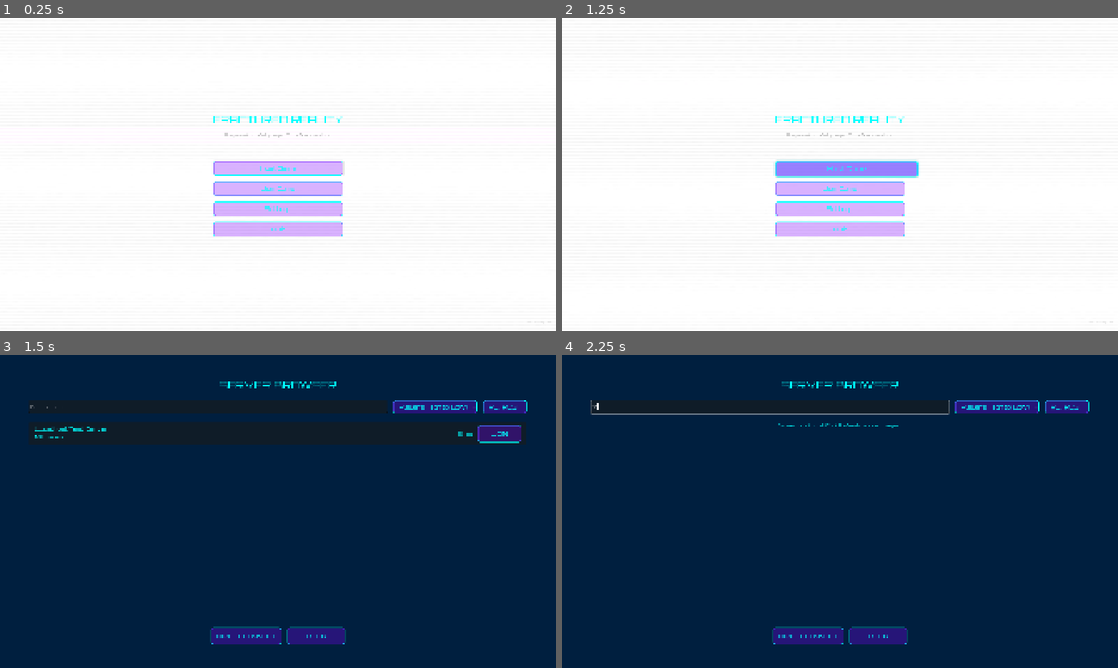
Above: before the commit, frames 1-4 (two rows, left to right).
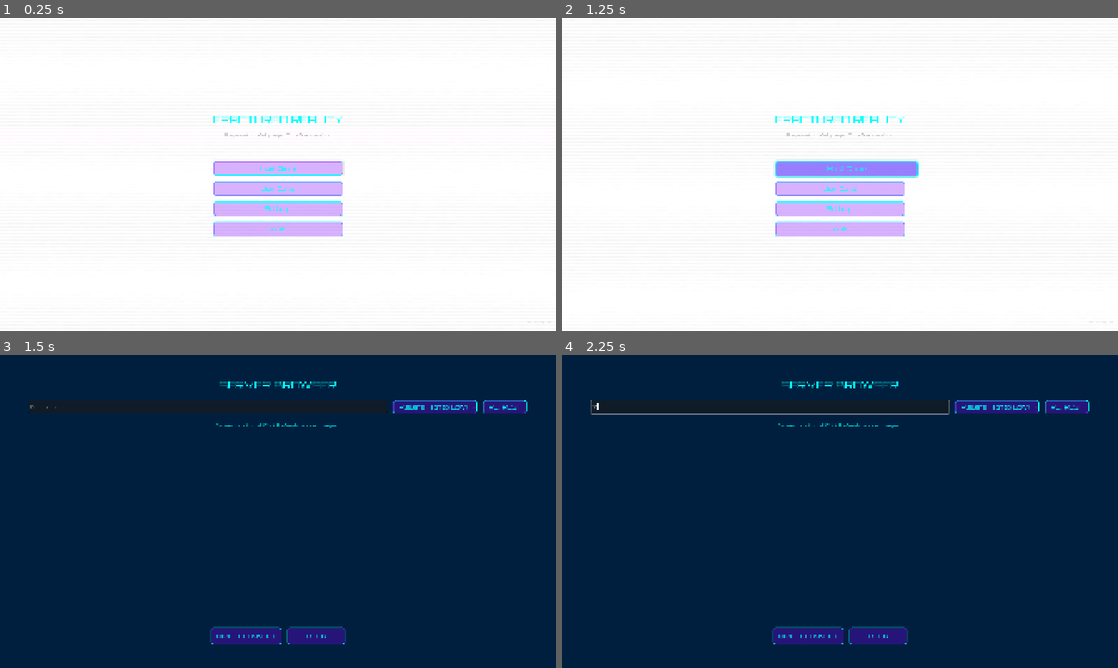
Above: after the commit, the same moments.

Repository: Fallrod2/Fractured-Reality
Game: Godot game, scene res://scenes/ui/main_menu.tscn
Two runs of this game, one before a commit and one after it. Both use one fixed random seed, a clock stepped at 60 frames per second and the inputs below.
Inputs (mouse positions are in pixels of both pictures, inside the frame that each line leads up to):
- Up to frame 1 (0.25 s): no input
- Up to frame 2 (1.25 s): click "Host Game" at 0.5 s
- Up to frame 3 (1.5 s): click "Join Game" at 1.25 s
- Up to frame 4 (2.25 s): click (767, 408) at 2.02 s; type "12" at 2.1 s

Frames 1-2 are identical in both runs. In frame 3, 0.7% of the frame differs, in the area x 6-94%, y 21-29%; in frame 4, nothing differs.

Commit message:
[Multiplayer] Implement UDP broadcast server discovery
- Created ServerDiscovery autoload for LAN server detection
- Servers broadcast info via UDP every 1 second
- Clients scan for broadcasts on port 8910
- Automatic server timeout after 5 seconds
- Integrated with NetworkManager for automatic broadcasting
- Updated server browser to use real discovery instead of hardcoded localhost
- Server list updates in real-time as servers appear/disappear

🤖 Generated with [Claude Code](https://claude.com/claude-code)

Co-Authored-By: Claude <noreply@anthropic.com>

Diff:
--- a/autoload/network_manager.gd
+++ b/autoload/network_manager.gd
@@ -53,6 +53,17 @@
 	local_player_id = multiplayer.get_unique_id()
 	_add_player(local_player_id, _create_player_data("Host"))
 
+	# Start broadcasting server info for discovery
+	var broadcast_info := {
+		"name": "Fractured Reality Server",
+		"port": port,
+		"players": players.size(),
+		"max_players": MAX_PLAYERS,
+		"host_id": local_player_id,
+		"ping": 0,  # Local server
+	}
+	ServerDiscovery.start_broadcasting(broadcast_info)
+
 	print("NetworkManager: Server created on port %d" % port)
 	server_created.emit()
 	return OK
@@ -78,6 +89,10 @@
 
 ## Disconnect from current multiplayer session
 func disconnect_from_server() -> void:
+	# Stop broadcasting if we're the host
+	if is_hosting:
+		ServerDiscovery.stop_broadcasting()
+
 	if multiplayer.multiplayer_peer:
 		multiplayer.multiplayer_peer.close()
 		multiplayer.multiplayer_peer = null
@@ -144,6 +159,10 @@
 	player_connected.emit(player_id, player_data)
 	print("NetworkManager: Player %d (%s) joined" % [player_id, player_data.name])
 
+	# Update broadcast info if we're hosting
+	if is_hosting:
+		_update_broadcast_info()
+
 
 ## Remove a player from the session
 func _remove_player(player_id: int) -> void:
@@ -152,6 +171,10 @@
 		players.erase(player_id)
 		player_disconnected.emit(player_id)
 		print("NetworkManager: Player %d (%s) left" % [player_id, player_name])
+
+		# Update broadcast info if we're hosting
+		if is_hosting:
+			_update_broadcast_info()
 
 
 ## Assign roles to players (1 Corruptor, rest Repairers)
@@ -266,3 +289,19 @@
 
 	get_tree().change_scene_to_file("res://scenes/levels/test_level.tscn")
 	game_started.emit()
+
+
+## Update broadcast info for server discovery
+func _update_broadcast_info() -> void:
+	if not is_hosting:
+		return
+
+	var broadcast_info := {
+		"name": "Fractured Reality Server",
+		"port": server_port,
+		"players": players.size(),
+		"max_players": MAX_PLAYERS,
+		"host_id": local_player_id,
+		"ping": 0,
+	}
+	ServerDiscovery.start_broadcasting(broadcast_info)
--- /dev/null
+++ b/autoload/server_discovery.gd
@@ -0,0 +1,217 @@
+extends Node
+## Server Discovery - UDP broadcast for LAN server detection
+## Servers broadcast their info, clients listen and discover
+
+signal server_discovered(server_info: Dictionary)
+signal server_list_updated(servers: Array)
+
+const BROADCAST_PORT := 8910
+const BROADCAST_INTERVAL := 1.0  # Broadcast every 1 second
+const SERVER_TIMEOUT := 5.0  # Remove servers not seen for 5 seconds
+
+var udp_server: UDPServer
+var udp_client: PacketPeerUDP
+
+var is_broadcasting := false
+var is_scanning := false
+
+var broadcast_timer := 0.0
+var cleanup_timer := 0.0
+
+# Server info to broadcast (when hosting)
+var server_info := {}
+
+# Discovered servers (when scanning)
+var discovered_servers := {}  # IP -> {info, last_seen}
+
+
+func _ready() -> void:
+	print("ServerDiscovery: Initialized")
+
+
+func _process(delta: float) -> void:
+	# Server broadcasting
+	if is_broadcasting:
+		broadcast_timer += delta
+		if broadcast_timer >= BROADCAST_INTERVAL:
+			broadcast_timer = 0.0
+			_broadcast_server()
+
+	# Client scanning
+	if is_scanning:
+		_check_for_broadcasts()
+
+		# Cleanup old servers
+		cleanup_timer += delta
+		if cleanup_timer >= 1.0:
+			cleanup_timer = 0.0
+			_cleanup_old_servers()
+
+
+## Start broadcasting server info (call when hosting)
+func start_broadcasting(info: Dictionary) -> void:
+	if is_broadcasting:
+		print("ServerDiscovery: Already broadcasting")
+		return
+
+	server_info = info.duplicate()
+	is_broadcasting = true
+	broadcast_timer = 0.0
+
+	print("ServerDiscovery: Started broadcasting server: %s" % server_info.get("name", "Unknown"))
+
+
+## Stop broadcasting (call when closing server)
+func stop_broadcasting() -> void:
+	if not is_broadcasting:
+		return
+
+	is_broadcasting = false
+	server_info.clear()
+
+	print("ServerDiscovery: Stopped broadcasting")
+
+
+## Start scanning for servers (call when opening server browser)
+func start_scanning() -> void:
+	if is_scanning:
+		print("ServerDiscovery: Already scanning")
+		return
+
+	# Create UDP client for receiving broadcasts
+	udp_client = PacketPeerUDP.new()
+	var error := udp_client.bind(BROADCAST_PORT)
+
+	if error != OK:
+		push_error("ServerDiscovery: Failed to bind UDP client to port %d: %s" % [BROADCAST_PORT, error_string(error)])
+		return
+
+	is_scanning = true
+	discovered_servers.clear()
+	cleanup_timer = 0.0
+
+	print("ServerDiscovery: Started scanning for servers on port %d" % BROADCAST_PORT)
+
+
+## Stop scanning for servers
+func stop_scanning() -> void:
+	if not is_scanning:
+		return
+
+	is_scanning = false
+	discovered_servers.clear()
+
+	if udp_client:
+		udp_client.close()
+		udp_client = null
+
+	print("ServerDiscovery: Stopped scanning")
+
+
+## Get list of discovered servers
+func get_discovered_servers() -> Array:
+	var servers := []
+
+	for ip in discovered_servers.keys():
+		var server_data: Dictionary = discovered_servers[ip]
+		var info: Dictionary = server_data.info.duplicate()
+		info["host"] = ip  # Add host IP
+		servers.append(info)
+
+	return servers
+
+
+func _broadcast_server() -> void:
+	"""Broadcast server info via UDP."""
+	if server_info.is_empty():
+		return
+
+	# Prepare broadcast data
+	var data := server_info.duplicate()
+	var json := JSON.stringify(data)
+	var packet := json.to_utf8_buffer()
+
+	# Create broadcast socket
+	var broadcast_peer := PacketPeerUDP.new()
+	broadcast_peer.set_broadcast_enabled(true)
+	broadcast_peer.set_dest_address("255.255.255.255", BROADCAST_PORT)
+
+	# Send broadcast
+	var error := broadcast_peer.put_packet(packet)
+	if error != OK:
+		push_warning("ServerDiscovery: Failed to send broadcast: %s" % error_string(error))
+	else:
+		print("ServerDiscovery: Broadcast sent - %s" % server_info.get("name", "Unknown"))
+
+	broadcast_peer.close()
+
+
+func _check_for_broadcasts() -> void:
+	"""Check for incoming server broadcasts."""
+	if not udp_client:
+		return
+
+	while udp_client.get_available_packet_count() > 0:
+		var packet := udp_client.get_packet()
+		var ip := udp_client.get_packet_ip()
+		var port := udp_client.get_packet_port()
+
+		# Parse JSON data
+		var json := JSON.new()
+		var parse_result := json.parse(packet.get_string_from_utf8())
+
+		if parse_result != OK:
+			push_warning("ServerDiscovery: Failed to parse broadcast from %s:%d" % [ip, port])
+			continue
+
+		var data: Dictionary = json.data
+		if not data is Dictionary:
+			continue
+
+		# Ignore broadcasts from ourselves
+		if ip == "127.0.0.1" and data.get("host_id") == multiplayer.get_unique_id():
+			continue
+
+		# Add/update server
+		var current_time := Time.get_ticks_msec() / 1000.0
+
+		if not discovered_servers.has(ip):
+			# New server discovered
+			discovered_servers[ip] = {
+				"info": data,
+				"last_seen": current_time,
+			}
+
+			var server_data := data.duplicate()
+			server_data["host"] = ip
+			server_discovered.emit(server_data)
+
+			print("ServerDiscovery: Discovered server '%s' at %s" % [data.get("name", "Unknown"), ip])
+		else:
+			# Update existing server
+			discovered_servers[ip].info = data
+			discovered_servers[ip].last_seen = current_time
+
+		# Emit updated server list
+		server_list_updated.emit(get_discovered_servers())
+
+
+func _cleanup_old_servers() -> void:
+	"""Remove servers that haven't been seen recently."""
+	var current_time := Time.get_ticks_msec() / 1000.0
+	var removed := []
+
+	for ip in discovered_servers.keys():
+		var server_data: Dictionary = discovered_servers[ip]
+		var last_seen: float = server_data.last_seen
+
+		if current_time - last_seen > SERVER_TIMEOUT:
+			removed.append(ip)
+
+	for ip in removed:
+		var server_name: String = discovered_servers[ip].info.get("name", "Unknown")
+		discovered_servers.erase(ip)
+		print("ServerDiscovery: Removed stale server '%s' at %s" % [server_name, ip])
+
+	if removed.size() > 0:
+		server_list_updated.emit(get_discovered_servers())
--- a/project.godot
+++ b/project.godot
@@ -20,6 +20,7 @@
 
 NetworkManager="*res://autoload/network_manager.gd"
 SettingsManager="*res://autoload/settings_manager.gd"
+ServerDiscovery="*res://autoload/server_discovery.gd"
 
 [display]
 
--- a/scripts/ui/server_browser.gd
+++ b/scripts/ui/server_browser.gd
@@ -37,57 +37,39 @@
 	back_button.pressed.connect(_on_back_pressed)
 	direct_connect_button.pressed.connect(_on_direct_connect_pressed)
 
+	# Connect to server discovery signals
+	ServerDiscovery.server_discovered.connect(_on_server_discovered)
+	ServerDiscovery.server_list_updated.connect(_on_server_list_updated)
+
 	# Populate sort dropdown
 	sort_option.add_item("Players (High to Low)")
 	sort_option.add_item("Name (A-Z)")
 	sort_option.add_item("Ping (Low to High)")
 	sort_option.selected = 0
 
+	# Start scanning for servers
+	ServerDiscovery.start_scanning()
+
 	# Initial refresh
 	_refresh_servers()
 
 
-func _process(delta: float) -> void:
-	# Auto-refresh server list every 5 seconds
-	refresh_timer += delta
-	if refresh_timer >= REFRESH_INTERVAL:
-		refresh_timer = 0.0
-		_refresh_servers()
+func _process(_delta: float) -> void:
+	pass  # Server discovery now handled via signals
 
 
 func _refresh_servers() -> void:
-	"""Refresh the server list."""
+	"""Refresh the server list from discovered servers."""
 	print("ServerBrowser: Refreshing servers...")
 
-	# Clear existing list
-	for child in server_list.get_children():
-		child.queue_free()
-
-	# TODO: Implement actual server discovery
-	# For now, add localhost as a test server
-	servers = _discover_servers()
+	# Get discovered servers from ServerDiscovery
+	servers = ServerDiscovery.get_discovered_servers()
 
 	# Sort servers
 	_sort_servers()
 
 	# Display servers
 	_display_servers()
-
-
-func _discover_servers() -> Array:
-	"""Discover available servers on the network."""
-	# TODO: Implement actual server discovery via broadcast/LAN
-	# For now, return localhost test server
-	return [
-		{
-			"name": "Localhost Test Server",
-			"host": "127.0.0.1",
-			"port": NetworkManager.DEFAULT_PORT,
-			"players": 1,
-			"max_players": NetworkManager.MAX_PLAYERS,
-			"ping": 5,
-		}
-	]
 
 
 func _sort_servers() -> void:
@@ -147,9 +129,14 @@
 	"""Join the selected server."""
 	print("ServerBrowser: Joining server %s at %s:%d" % [server_data.name, server_data.host, server_data.port])
 
+	# Stop scanning for servers
+	ServerDiscovery.stop_scanning()
+
 	var error := NetworkManager.join_server(server_data.host, server_data.port)
 	if error != OK:
 		push_error("Failed to join server")
+		# Restart scanning on failure
+		ServerDiscovery.start_scanning()
 		return
 
 	# Navigate to lobby as client
@@ -162,6 +149,9 @@
 
 func _on_back_pressed() -> void:
 	print("ServerBrowser: Back to main menu")
+
+	# Stop scanning for servers
+	ServerDiscovery.stop_scanning()
 
 	# Return to main menu
 	get_tree().change_scene_to_file("res://scenes/ui/main_menu.tscn")
@@ -177,3 +167,15 @@
 		"host": "127.0.0.1",
 		"port": NetworkManager.DEFAULT_PORT,
 	})
+
+
+func _on_server_discovered(server_info: Dictionary) -> void:
+	"""Called when a new server is discovered."""
+	print("ServerBrowser: Discovered server '%s' at %s" % [server_info.get("name", "Unknown"), server_info.get("host", "Unknown")])
+	_refresh_servers()
+
+
+func _on_server_list_updated(updated_servers: Array) -> void:
+	"""Called when the server list is updated."""
+	print("ServerBrowser: Server list updated - %d servers" % updated_servers.size())
+	_refresh_servers()
